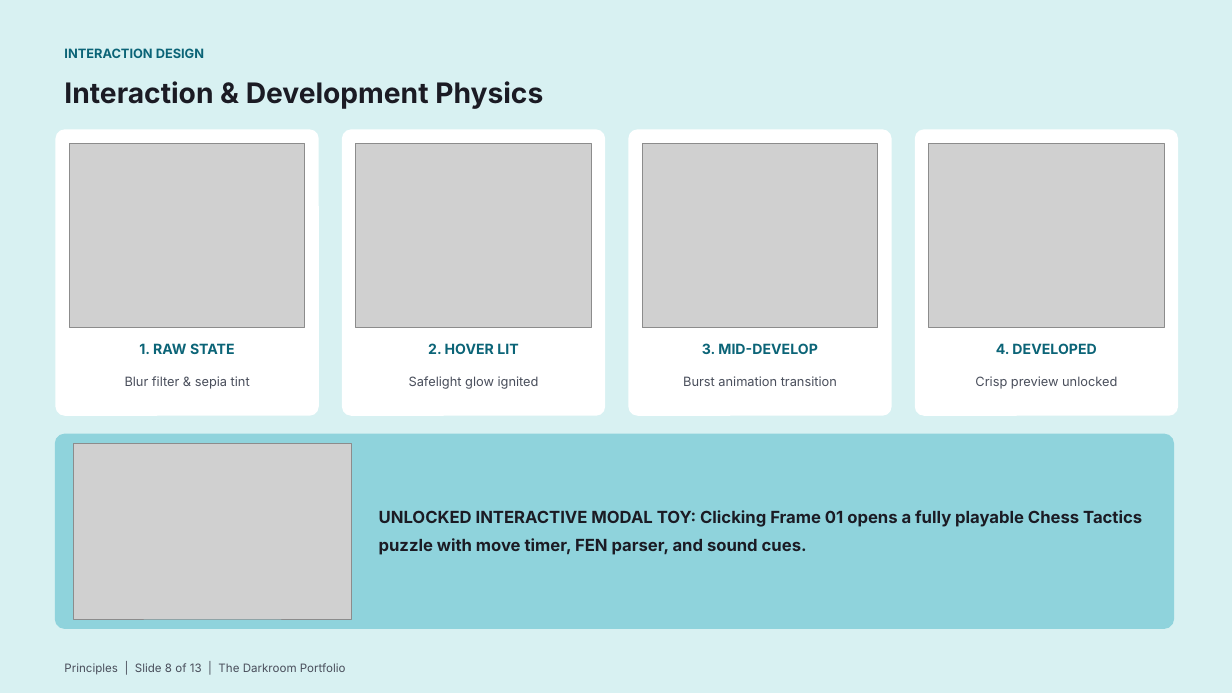
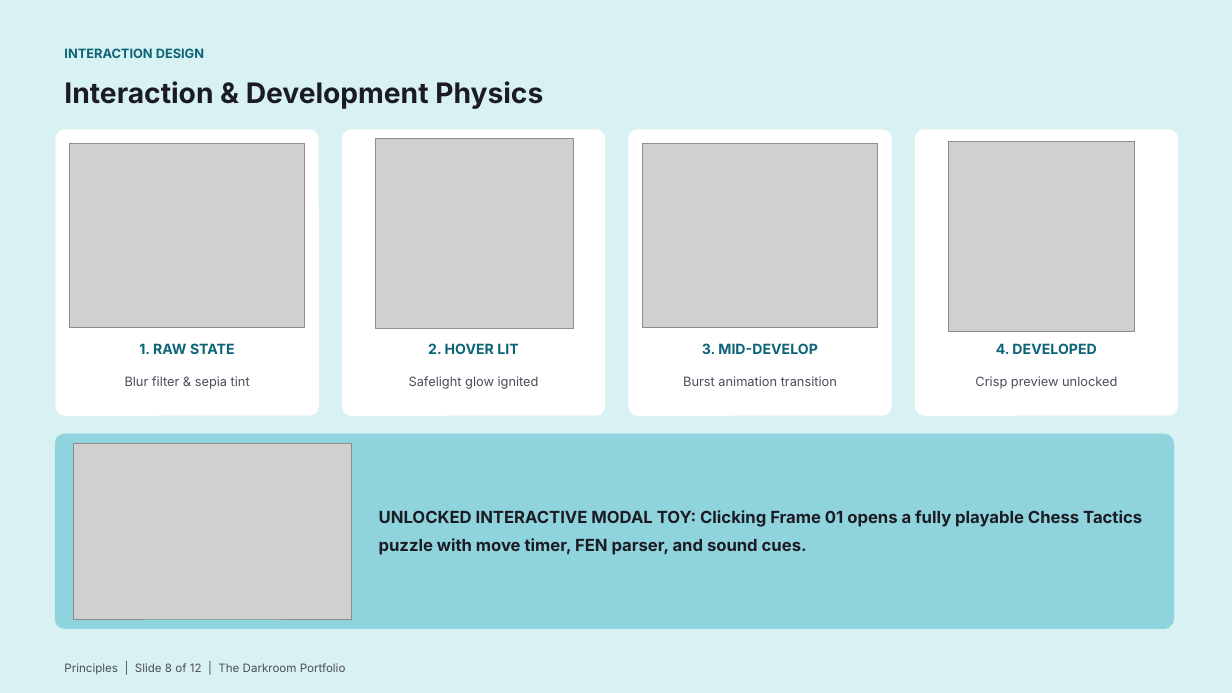
Before and after one commit to Yatin07/portfolio, a slide deck: slide 8 of Portfolio_Design_Deck.pptx. Drawn at 1232x693 pixels with LibreOffice and Linux fonts; fonts in the diff are those of the drawing; grey boxes stand for pictures. Boxes give left, top, right and bottom in pixels: in the first picture for what was removed or moved away, otherwise in the second. Text is boxed around its words. In the diff, an @@ line names an element or a change of style, - is before the commit and + after.

```diff
--- a/Portfolio_Design_Deck.pptx
+++ b/Portfolio_Design_Deck.pptx
@@ picture resized from (x1=356, y1=143, x2=592, y2=328) to (x1=375, y1=139, x2=574, y2=328) @@
@@ picture resized from (x1=929, y1=143, x2=1165, y2=328) to (x1=949, y1=141, x2=1135, y2=332) @@
@@ text at (x1=64, y1=663, x2=346, y2=675): text changed @@
-Principles | Slide 8 of 13 | The Darkroom Portfolio
+Principles | Slide 8 of 12 | The Darkroom Portfolio
```
Also in this commit, not shown: 11 other slides changed, 1 slide removed, 2 other files.
